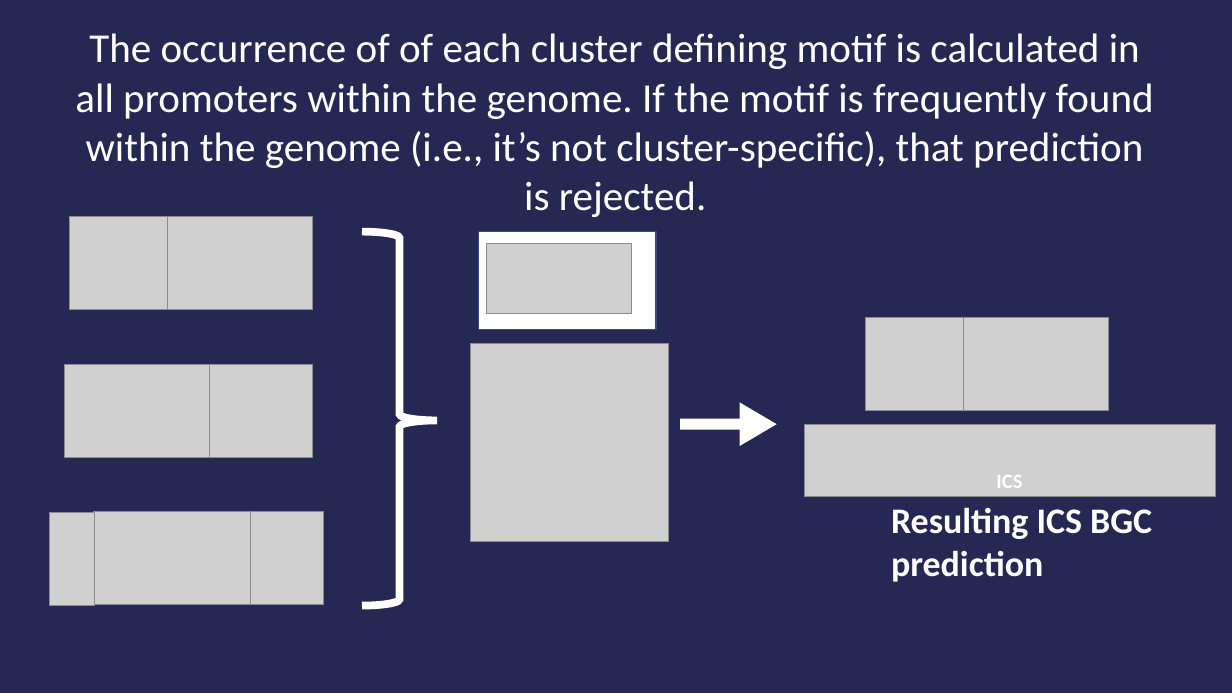
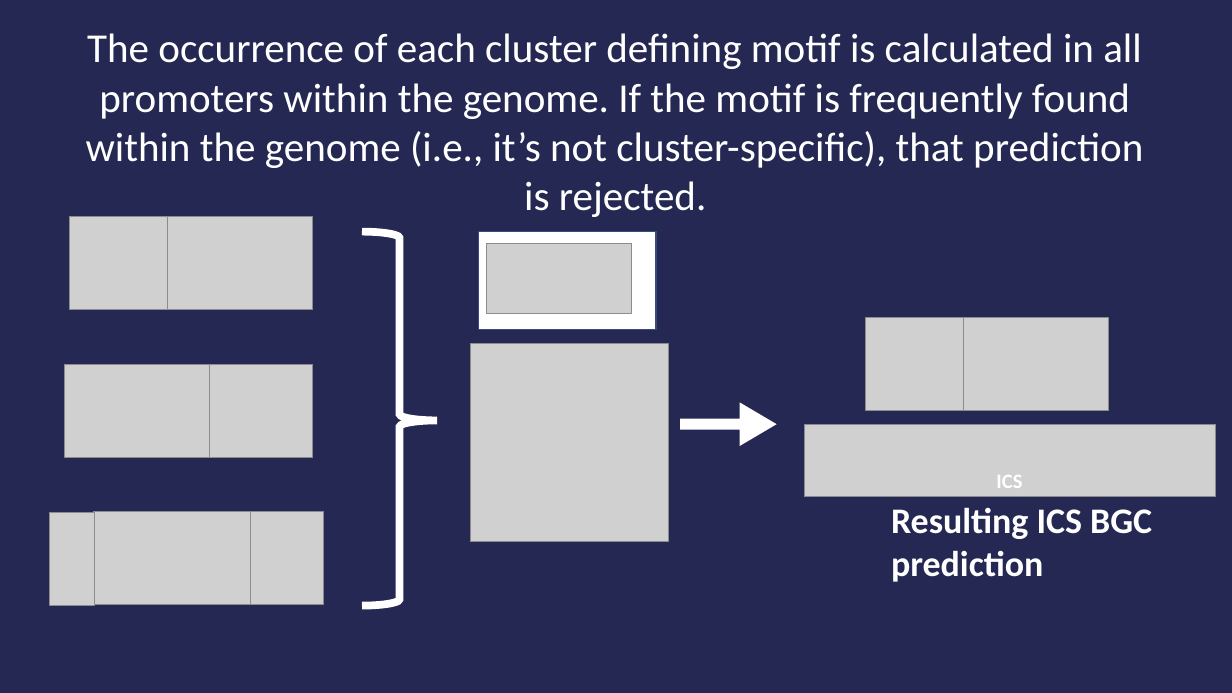
Before and after one commit to gnick18/FungalICS_Website, a slide deck: slide 5 of Images/CassisExplanation.pptx. Drawn at 1232x693 pixels with LibreOffice and Linux fonts; fonts in the diff are those of the drawing; grey boxes stand for pictures. Boxes give left, top, right and bottom in pixels: in the first picture for what was removed or moved away, otherwise in the second. Text is boxed around its words. In the diff, an @@ line names an element or a change of style, - is before the commit and + after.

```diff
--- a/Images/CassisExplanation.pptx
+++ b/Images/CassisExplanation.pptx
@@ text at [86,33,1143,217]: text changed @@
-The occurrence of of each cluster defining motif is calculated in all promoters within the genome. If the motif is frequently found within the genome (i.e., it’s not cluster-specific), that prediction is rejected.
+The occurrence of each cluster defining motif is calculated in all promoters within the genome. If the motif is frequently found within the genome (i.e., it’s not cluster-specific), that prediction is rejected.
```
Also in this commit, not shown: 1 other slide changed, 3 other files.
